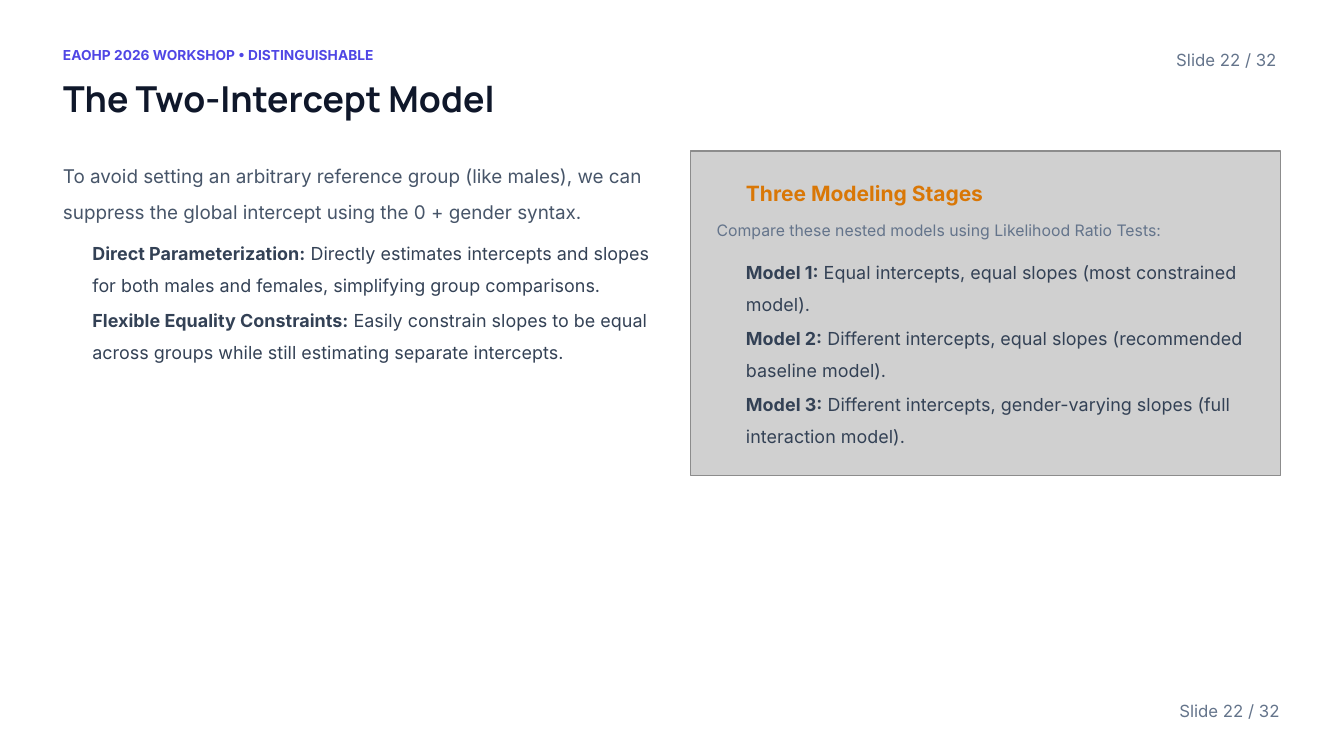
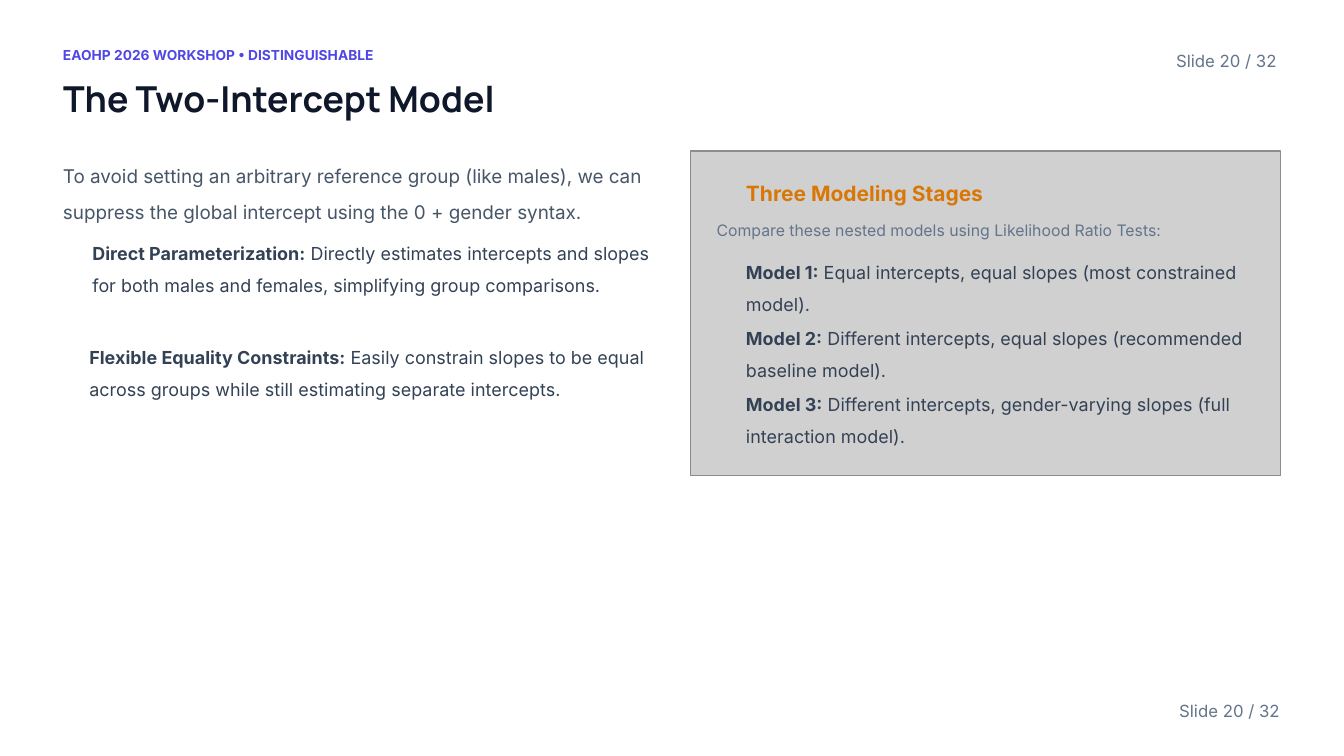
Before and after one commit to michaelides/apim, a slide deck: slide 20 of Dyadic Data Analysis in R.pptx (slide 22 before the commit). Drawn at 1344x756 pixels with LibreOffice and Linux fonts; fonts in the diff are those of the drawing; grey boxes stand for pictures; background and template pictures are left out. Boxes give left, top, right and bottom in pixels: in the first picture for what was removed or moved away, otherwise in the second. Text is boxed around its words. In the diff, an @@ line names an element or a change of style, - is before the commit and + after.

```diff
--- a/Dyadic Data Analysis in R.pptx
+++ b/Dyadic Data Analysis in R.pptx
@@ text at <box>1176,54,1277,67</box>: text changed @@
-Slide 22 / 32
+Slide 20 / 32
@@ text "Flexible Equality Constraints: Easily constrain ...": place and size @@
-text "Flexible Equality Constraints: Easily constrain ..." at <box>92,313,647,363</box>
+text "Flexible Equality Constraints: Easily constrain ..." at <box>89,350,644,400</box>
@@ text at <box>1179,704,1218,717</box>: text changed @@
-Slide 22 / 32
+Slide 20 / 32
```
Also in this commit, not shown: 14 other slides changed, 20 other files.
